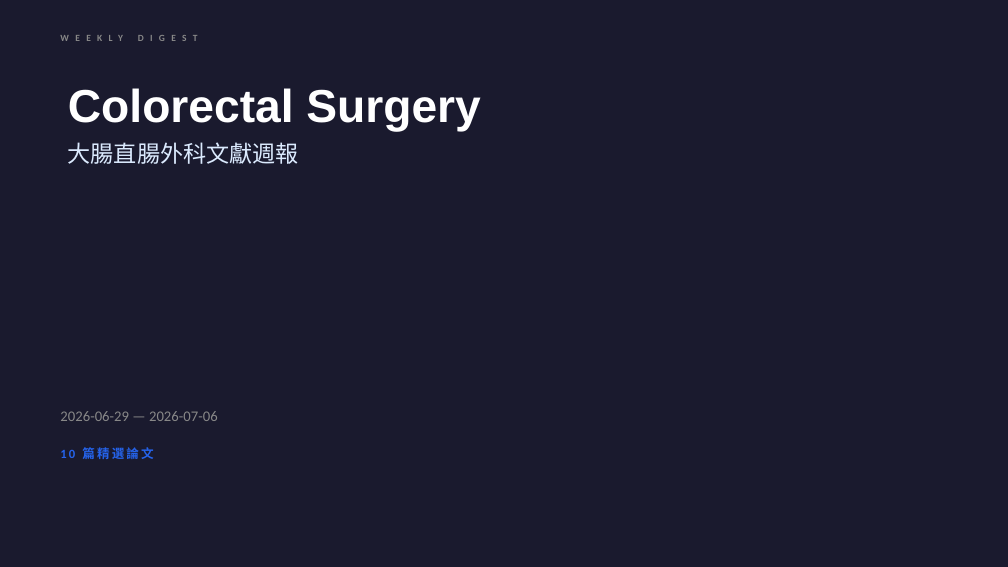
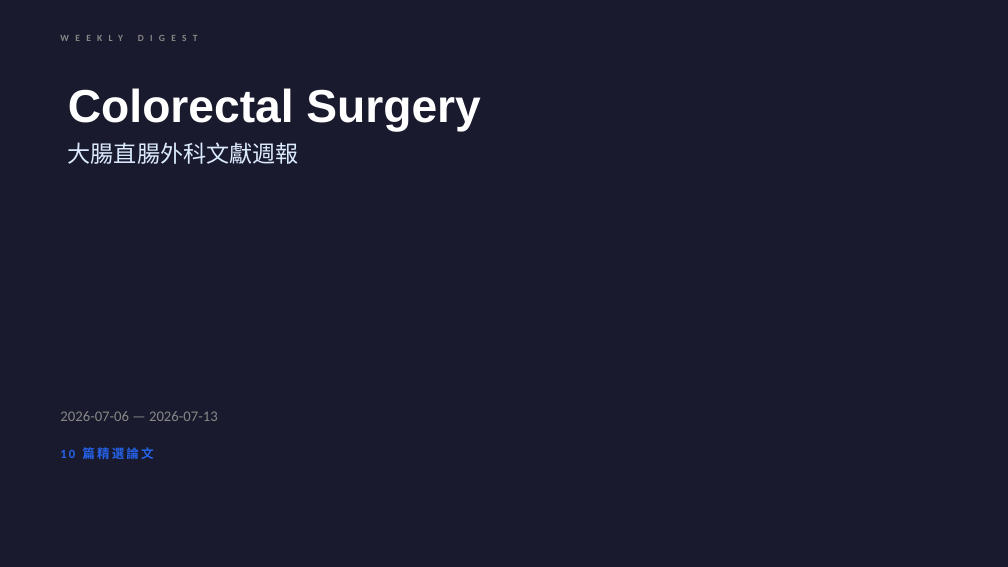
Before and after one commit to jejenhu-maker/colorectal-weekly-digest, a slide deck: slide 1 of docs/digest-zh.pptx. Drawn at 1008x567 pixels with LibreOffice and Linux fonts; fonts in the diff are those of the drawing. Boxes give left, top, right and bottom in pixels: in the first picture for what was removed or moved away, otherwise in the second. Text is boxed around its words. In the diff, an @@ line names an element or a change of style, - is before the commit and + after.

```diff
--- a/docs/digest-zh.pptx
+++ b/docs/digest-zh.pptx
@@ text at <box>60,411,218,421</box>: text changed @@
-2026-06-29 — 2026-07-06
+2026-07-06 — 2026-07-13
```
Also in this commit, not shown: 13 other slides changed, 2 other files.
